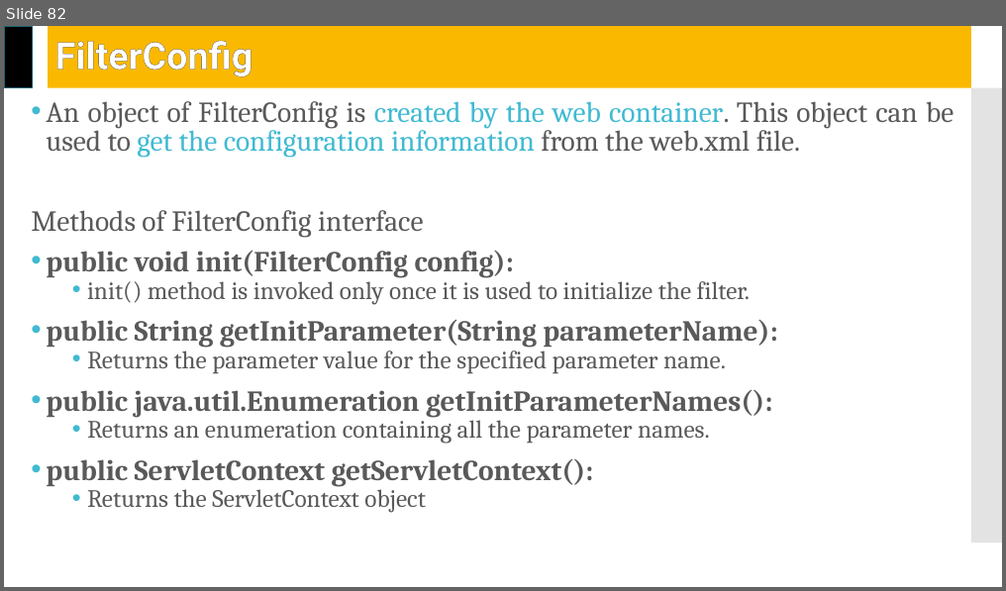
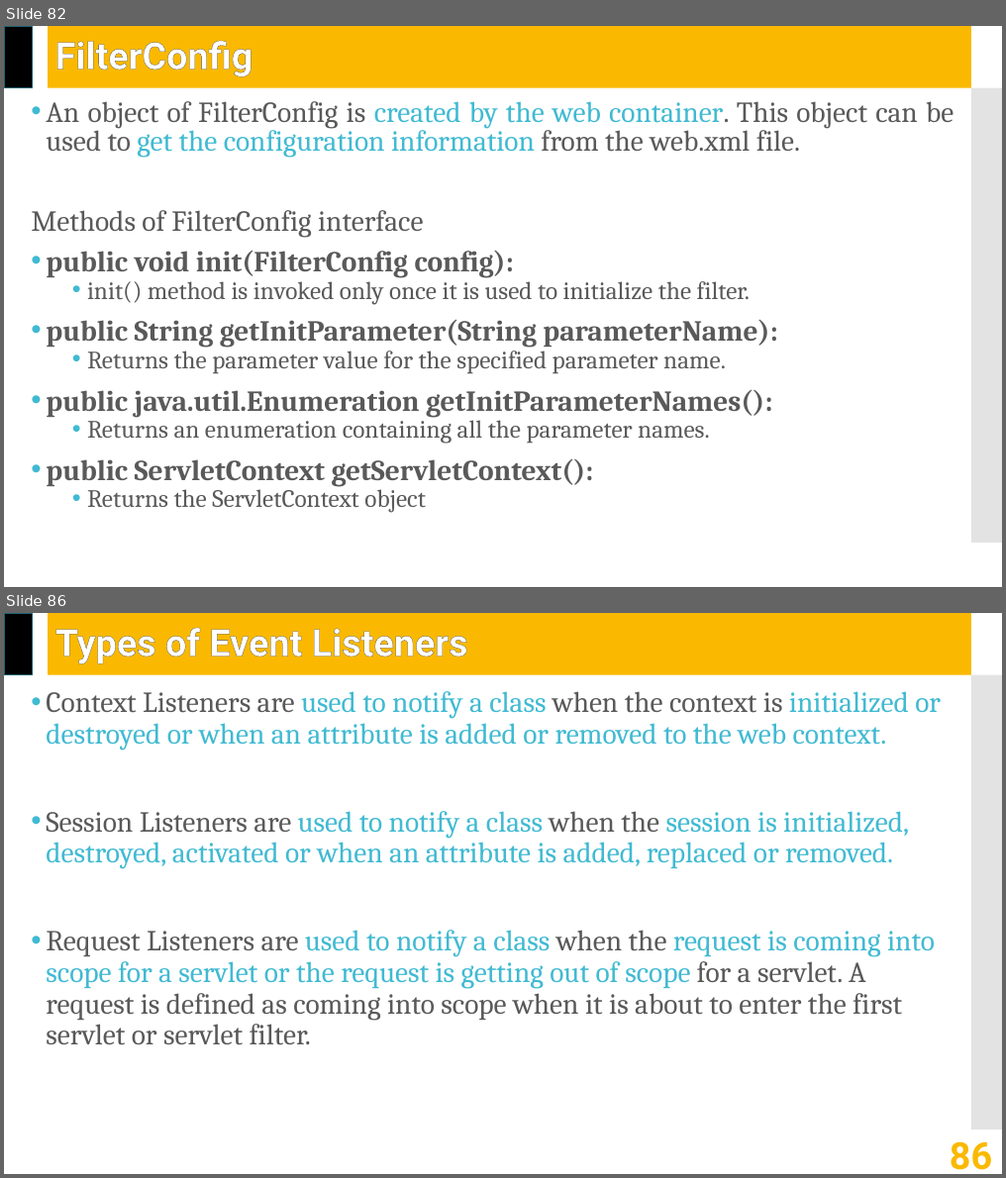
Before and after one commit to jrambasana/AJP2022-material, a slide deck: AJP Slides/AJP (01ce0502) - Unit 4 - Servlet API.pptx. Shown one above the other, each under a label of ours: slide 82 before the commit, slides 82 and 86 after it; the slides between them are not shown. The pictures are 1006x591 and 1006x1178 pixels, drawn with LibreOffice and Linux fonts; fonts in the diff are those of the drawing. Boxes give left, top, right and bottom in pixels: in the first picture for what was removed or moved away, otherwise in the second. Text is boxed around its words. In the diff, an @@ line names an element or a change of style, - is before the commit and + after.

```diff
--- a/AJP Slides/AJP (01ce0502) - Unit 4 - Servlet API.pptx
+++ b/AJP Slides/AJP (01ce0502) - Unit 4 - Servlet API.pptx
@@ slide 86 added at (4,613,1002,1174), background #FFFFFF; not listed: 3 template elements that a slide beside it also shows @@
@@ title added at (55,627,468,664), 36 pt, text #FFFFFF, bold @@
+Types of Event Listeners
@@ text added at (46,691,941,1046), 28 pt, text #40BAD2 @@
+• Context Listeners are used to notify a class when the context is initialized or destroyed or when an attribute is added or removed to the web context.
+• Session Listeners are used to notify a class when the session is initialized, destroyed, activated or when an attribute is added, replaced or removed.
+• Request Listeners are used to notify a class when the request is coming into scope for a servlet or the request is getting out of scope for a servlet. A request is defined as coming into scope when it is about to enter the first servlet or servlet filter.
@@ page number added at (949,1142,992,1170), 36 pt, text #FAB900, bold @@
+86
```
Also in this commit, not shown: 2 slides changed, 16 other slides added, 6 other files.
